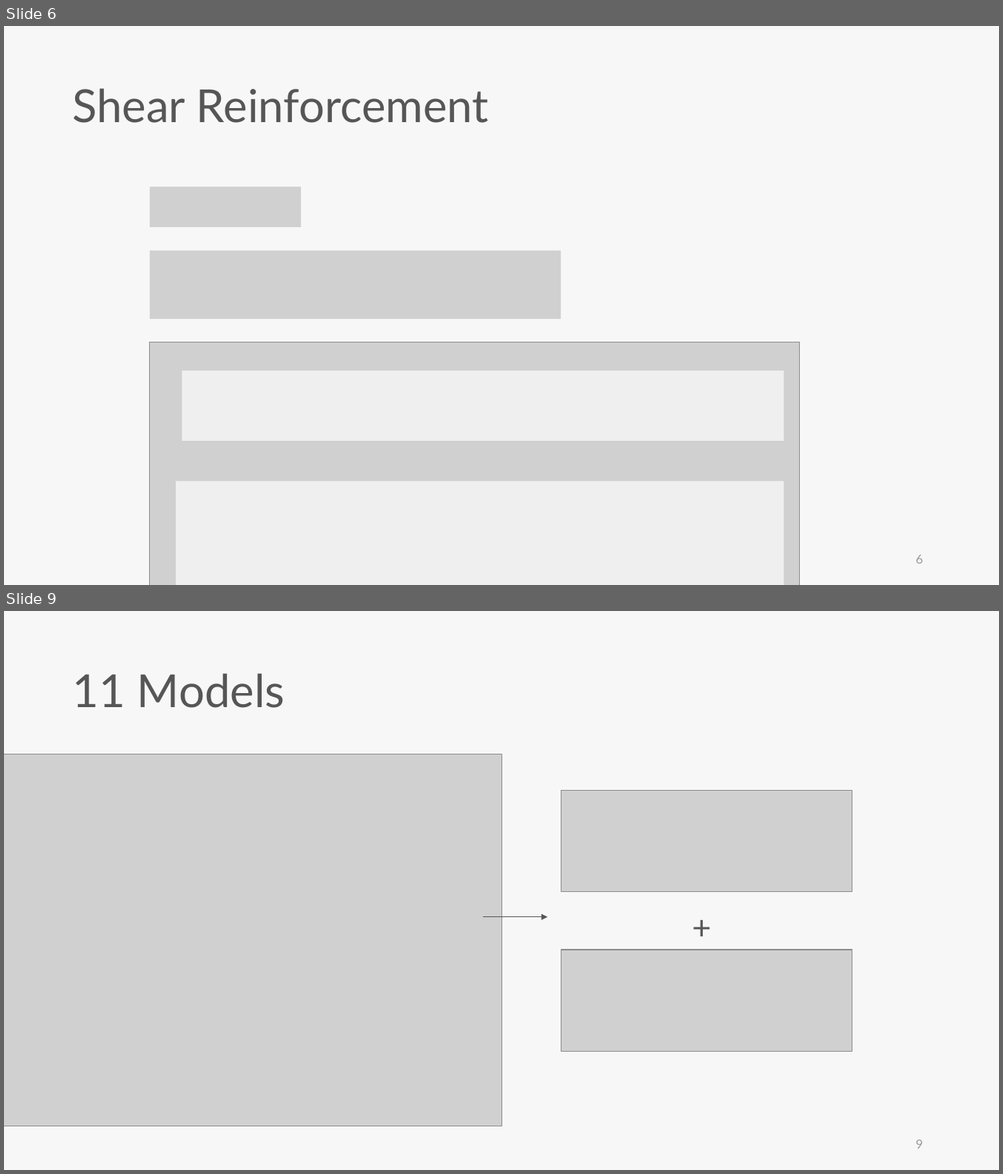
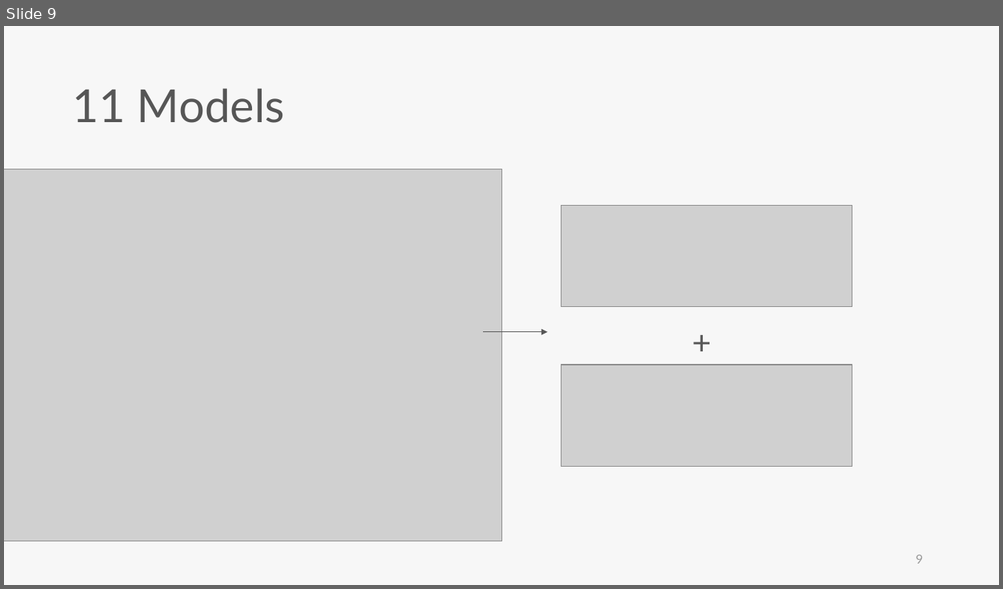
Before and after one commit to skyran1278/VbaProject, a slide deck: 20180126_SmartCut/Meeting/20190502 Meeting/20190502 Meeting.pptx. Shown one above the other, each under a label of ours: slides 6 and 9 before the commit, slide 9 after it; the slides between them are not shown. The pictures are 1003x1174 and 1003x589 pixels, drawn with LibreOffice and Linux fonts; fonts in the diff are those of the drawing; grey boxes stand for pictures. Boxes give left, top, right and bottom in pixels: in the first picture for what was removed or moved away, otherwise in the second. Text is boxed around its words. In the diff, an @@ line names an element or a change of style, - is before the commit and + after.

```diff
--- a/20180126_SmartCut/Meeting/20190502 Meeting/20190502 Meeting.pptx
+++ b/20180126_SmartCut/Meeting/20190502 Meeting/20190502 Meeting.pptx
@@ slide 6 removed at bbox=[4, 26, 999, 585], background #F7F7F7 @@
@@ text removed at bbox=[73, 88, 489, 123] @@
-Shear Reinforcement
@@ picture removed at bbox=[150, 187, 301, 227] @@
@@ picture removed at bbox=[150, 250, 560, 319] @@
@@ picture removed at bbox=[150, 342, 800, 585] @@
@@ rectangle removed at bbox=[182, 371, 784, 441] @@
@@ rectangle removed at bbox=[176, 481, 784, 585] @@
@@ page number removed at bbox=[916, 555, 923, 564] @@
-6
```
Also in this commit, not shown: 7 slides changed, 3 slides added, 3 other files.
